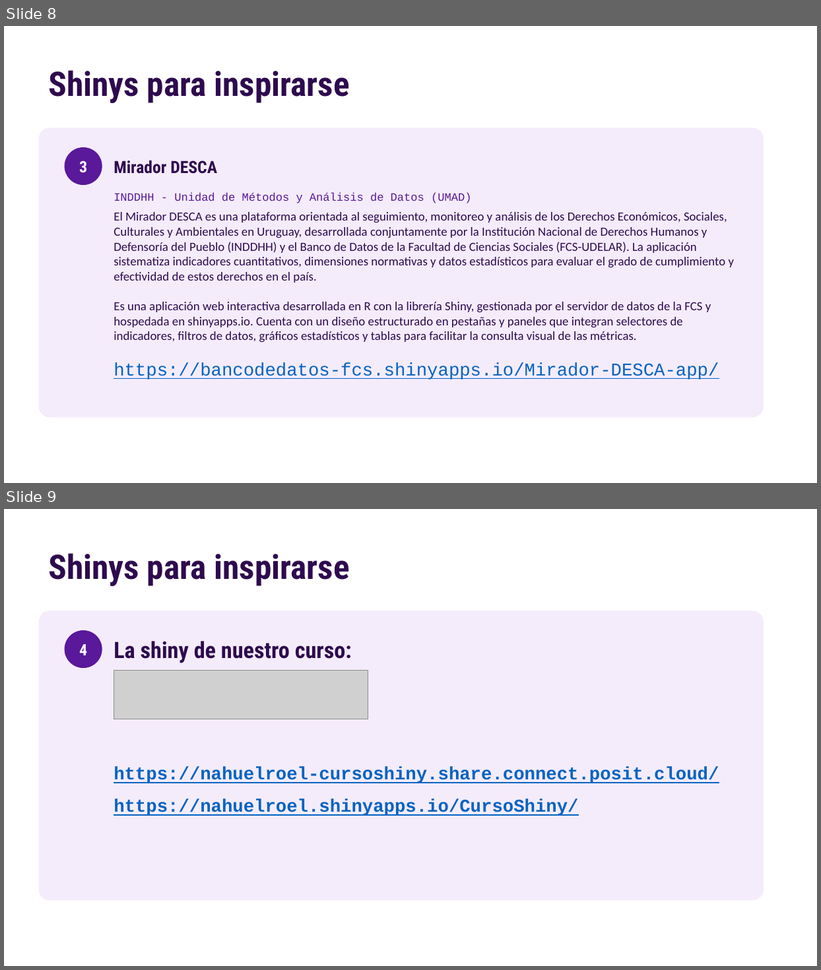
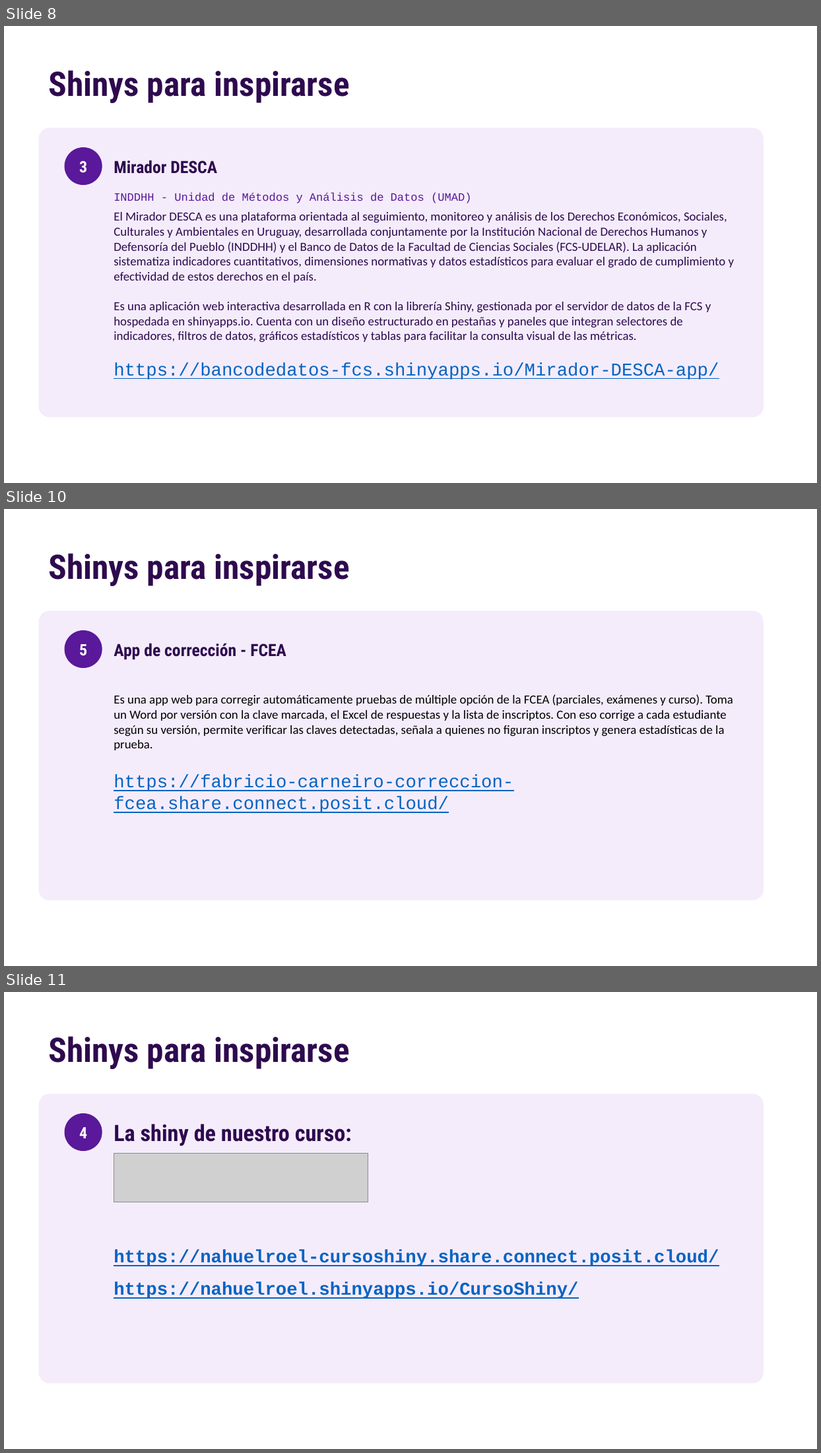
Before and after one commit to nahura99/visualizacion_datos_shiny, a slide deck: clase1/clase1.pptx. Shown one above the other, each under a label of ours: slides 8 and 9 before the commit, slides 8, 10 and 11 after it; the slides between them are not shown. The pictures are 821x970 and 821x1453 pixels, drawn with LibreOffice and Linux fonts; fonts in the diff are those of the drawing; grey boxes stand for pictures. Boxes give left, top, right and bottom in pixels: in the first picture for what was removed or moved away, otherwise in the second. Text is boxed around its words. In the diff, an @@ line names an element or a change of style, - is before the commit and + after.

```diff
--- a/clase1/clase1.pptx
+++ b/clase1/clase1.pptx
@@ slide 10 added at box(4, 509, 817, 966), background #FFFFFF @@
@@ text added at box(49, 553, 350, 586), 30 pt, text #2E0A4E, bold @@
+Shinys para inspirarse
@@ rounded rectangle added at box(39, 611, 762, 900), fill #F4ECFB, outline #F4ECFB 1 pt @@
@@ ellipse added at box(65, 631, 102, 667), fill #5A189A, outline #5A189A 1 pt @@
@@ text added at box(79, 644, 87, 656), 14 pt, text #FFFFFF, bold @@
+5
@@ text added at box(114, 643, 286, 660), 15 pt, text #2E0A4E, bold @@
+App de corrección - FCEA
@@ text added at box(114, 694, 733, 751), 11 pt, text #000000 @@
+Es una app web para corregir automáticamente pruebas de múltiple opción de la FCEA (parciales, exámenes y curso). Toma un Word por versión con la clave marcada, el Excel de respuestas y la lista de inscriptos. Con eso corrige a cada estudiante según su versión, permite verificar las claves detectadas, señala a quienes no figuran inscriptos y genera estadísticas de la prueba.
@@ text added at box(114, 775, 514, 813), 16 pt, text #0563C1, underline @@
+https://fabricio-carneiro-correccion-fcea.share.connect.posit.cloud/
@@ what was slide 9 is now slide 11 @@
```
Also in this commit, not shown: 4 slides changed, 1 other slide added, 1 slide removed, 1 other file.
